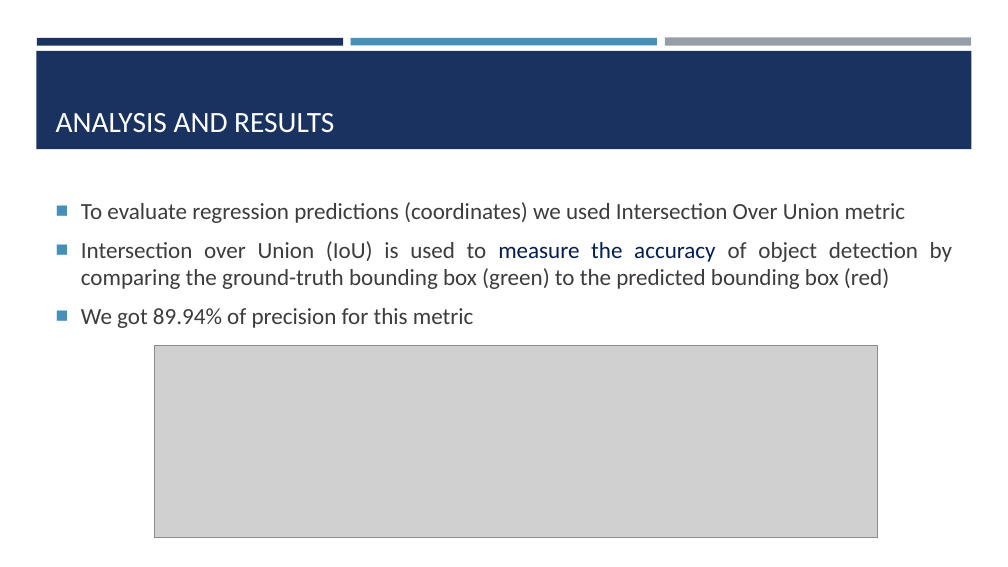
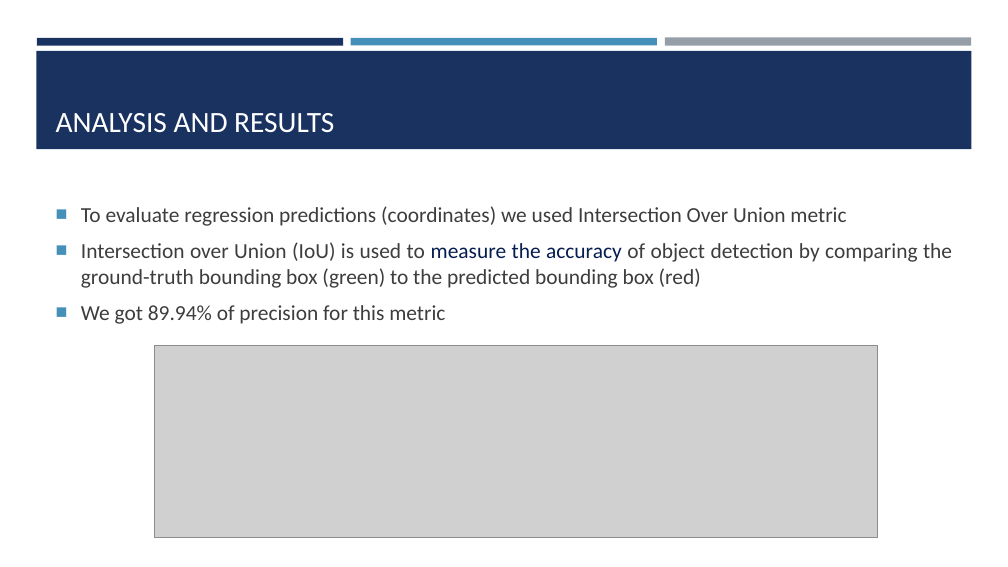
Before and after one commit to kompany04/Capstone_Project, a slide deck: slide 13 of Documents/BDM-3035.pptx. Drawn at 1008x567 pixels with LibreOffice and Linux fonts; fonts in the diff are those of the drawing; grey boxes stand for pictures. Boxes give left, top, right and bottom in pixels: in the first picture for what was removed or moved away, otherwise in the second. Text is boxed around its words. In the diff, an @@ line names an element or a change of style, - is before the commit and + after.

```diff
--- a/Documents/BDM-3035.pptx
+++ b/Documents/BDM-3035.pptx
@@ text "To evaluate regression predictions (coordinates) ..." at [81,206,952,324]: size 22 to 20.4 pt @@
```
Also in this commit, not shown: 1 other slide changed.
